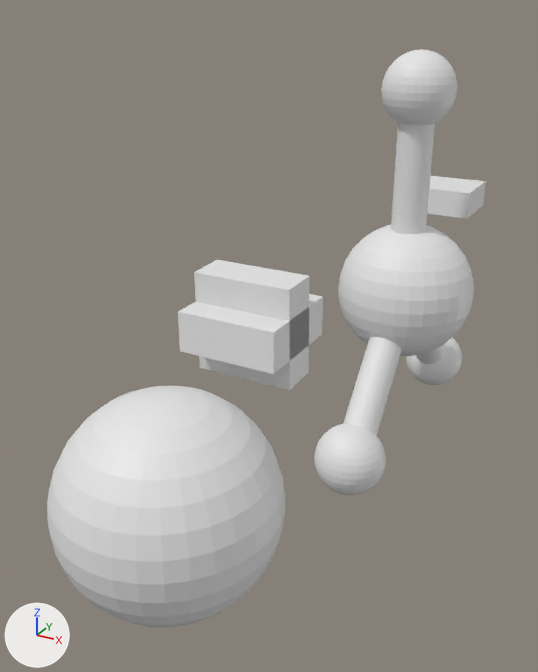
The FBX model ChemSimGame/Assets/Blender/Cl+OH3.fbx as it was, and as the next commit left it.
The view is the same before and after, from a 50 mm lens placed at (3.3, -6.2, 5.85), pointed at (-0.77, 1.2, 2.15). The axes (+X, +Y, +Z) are drawn at lower left. The lights are the same throughout. Where no turn or scale is listed for an object, it has been applied to the vertices.
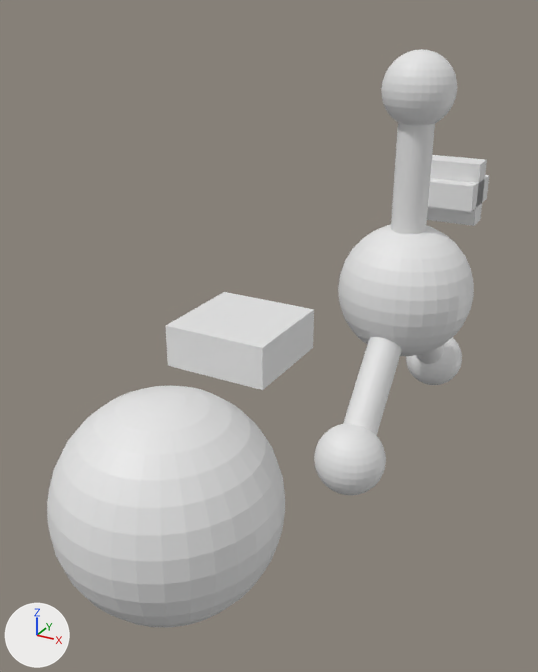
Pixel boxes (x1, y1, x2, y2) of what changed, in the pictures (538 x 672 px):
```json
{"object": "Cube", "change": "moved", "before": [427, 176, 486, 219], "after": [165, 292, 314, 390]}
{"object": "Cube.002", "change": "moved", "before": [194, 260, 309, 390], "after": [427, 155, 487, 226]}
{"object": "Cube.001", "change": "moved", "before": [178, 294, 323, 374], "after": [428, 175, 489, 212]}
```

Scene script edits in JSON lines:
```json
{"op": "set", "path": "ob_cube_001.location", "old": "(0.0, -0.53, 3.11)", "new": "(0.0, 6.02, 3.11)"}
{"op": "set", "path": "ob_cube.location", "old": "(0.0, 5.82, 3.04)", "new": "(0.0, -0.73, 3.04)"}
{"op": "set", "path": "ob_cube_002.location", "old": "(0.0, -0.53, 3.11)", "new": "(0.0, 6.02, 3.11)"}
```
